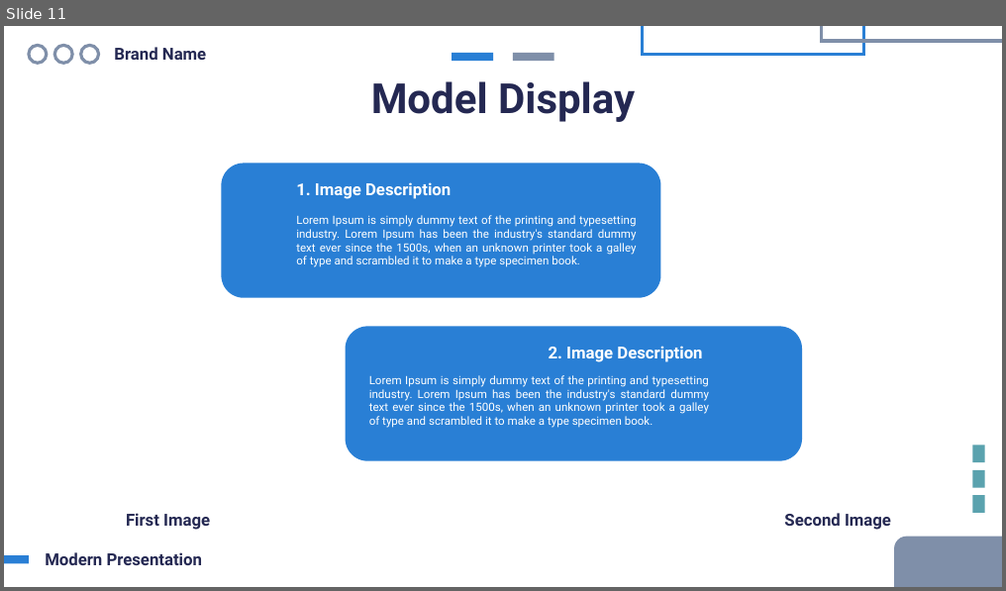
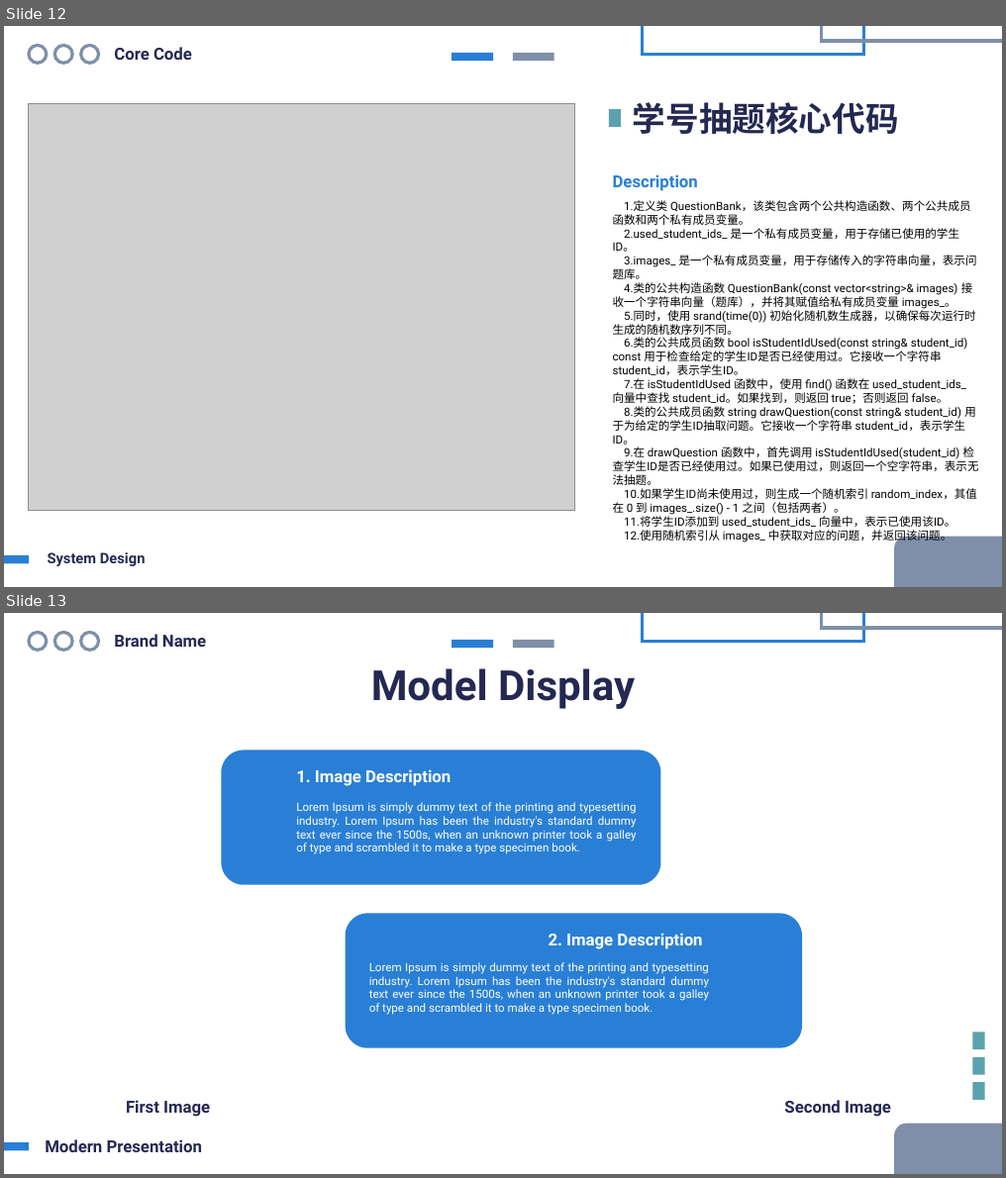
Before and after one commit to HoshiMeisa/Question-Drawing-System, a slide deck: ThesisDefense.pptx. Shown one above the other, each under a label of ours: slide 11 before the commit, slides 12 and 13 after it. The pictures are 1006x591 and 1006x1178 pixels, drawn with LibreOffice and Linux fonts; fonts in the diff are those of the drawing; grey boxes stand for pictures. Boxes give left, top, right and bottom in pixels: in the first picture for what was removed or moved away, otherwise in the second. Text is boxed around its words. In the diff, an @@ line names an element or a change of style, - is before the commit and + after.

```diff
--- a/ThesisDefense.pptx
+++ b/ThesisDefense.pptx
@@ slide 12 added at [4, 26, 1002, 587], background #FFFFFF @@
@@ ellipse added at [29, 46, 47, 64], outline #7F8FA9 3 pt @@
@@ ellipse added at [54, 46, 73, 64], outline #7F8FA9 3 pt @@
@@ ellipse added at [81, 46, 99, 64], outline #7F8FA9 3 pt @@
@@ text added at [114, 47, 192, 60], 16 pt, text #242852, bold @@
+Core Code
@@ rectangle added at [451, 53, 493, 62], fill #297FD5 @@
@@ rectangle added at [513, 53, 554, 62], fill #7F8FA9 @@
@@ rectangle added at [643, 26, 864, 55], outline #297FD5 3 pt @@
@@ rectangle added at [822, 26, 1002, 41], outline #7F8FA9 3 pt @@
@@ picture added at [29, 104, 575, 510] @@
@@ rectangle added at [609, 109, 621, 127], fill #5AA2AE @@
@@ text added at [633, 102, 899, 134], 32 pt, text #242852, bold @@
+学号抽题核心代码
@@ text added at [613, 174, 698, 191], 16 pt, text #297FD5, bold @@
+Description
@@ text added at [613, 200, 979, 527], 11 pt, text #000000 @@
+1.定义类 QuestionBank，该类包含两个公共构造函数、两个公共成员函数和两个私有成员变量。
+2.used_student_ids_ 是一个私有成员变量，用于存储已使用的学生ID。
+3.images_ 是一个私有成员变量，用于存储传入的字符串向量，表示问题库。
+4.类的公共构造函数 QuestionBank(const vector<string>& images) 接收一个字符串向量（题库），并将其赋值给私有成员变量 images_。
+5.同时，使用 srand(time(0)) 初始化随机数生成器，以确保每次运行时生成的随机数序列不同。
+6.类的公共成员函数 bool isStudentIdUsed(const string& student_id) const 用于检查给定的学生ID是否已经使用过。它接收一个字符串 student_id，表示学生ID。
+7.在 isStudentIdUsed 函数中，使用 find() 函数在 used_student_ids_ 向量中查找 student_id。如果找到，则返回 true；否则返回 false。
+8.类的公共成员函数 string drawQuestion(const string& student_id) 用于为给定的学生ID抽取问题。它接收一个字符串 student_id，表示学生ID。
+9.在 drawQuestion 函数中，首先调用 isStudentIdUsed(student_id) 检查学生ID是否已经使用过。如果已使用过，则返回一个空字符串，表示无法抽题。
+10.如果学生ID尚未使用过，则生成一个随机索引 random_index，其值在 0 到 images_.size() - 1 之间（包括两者）。
+11.将学生ID添加到 used_student_ids_ 向量中，表示已使用该ID。
+12.使用随机索引从 images_ 中获取对应的问题，并返回该问题。
@@ rectangle added at [4, 556, 28, 565], fill #297FD5 @@
@@ text added at [48, 553, 146, 567], 14 pt, text #242852, bold @@
+System Design
@@ rounded rectangle added at [894, 537, 1002, 587], fill #7F8FA9 @@
@@ what was slide 11 is now slide 13 @@
```
Also in this commit, not shown: 6 slides changed, 2 other slides added, 1 slide removed, 3 other files.
